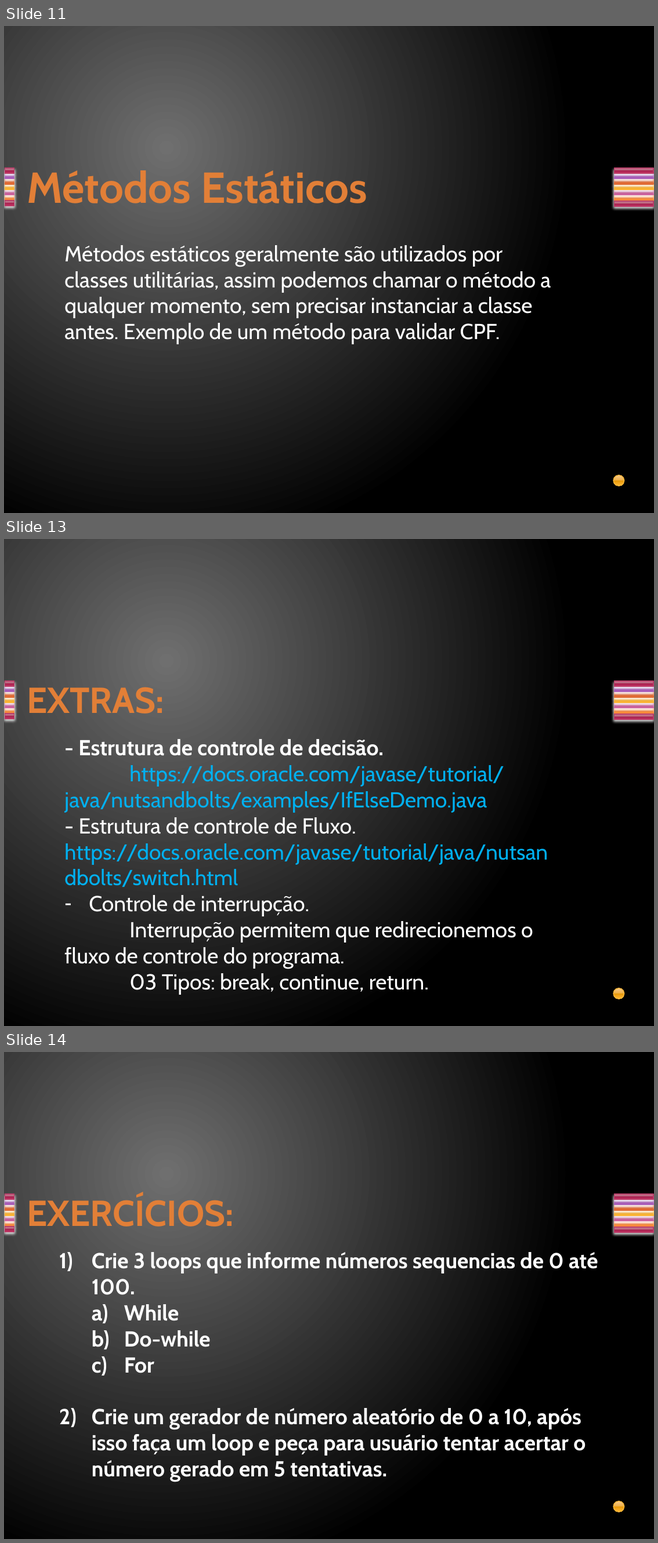
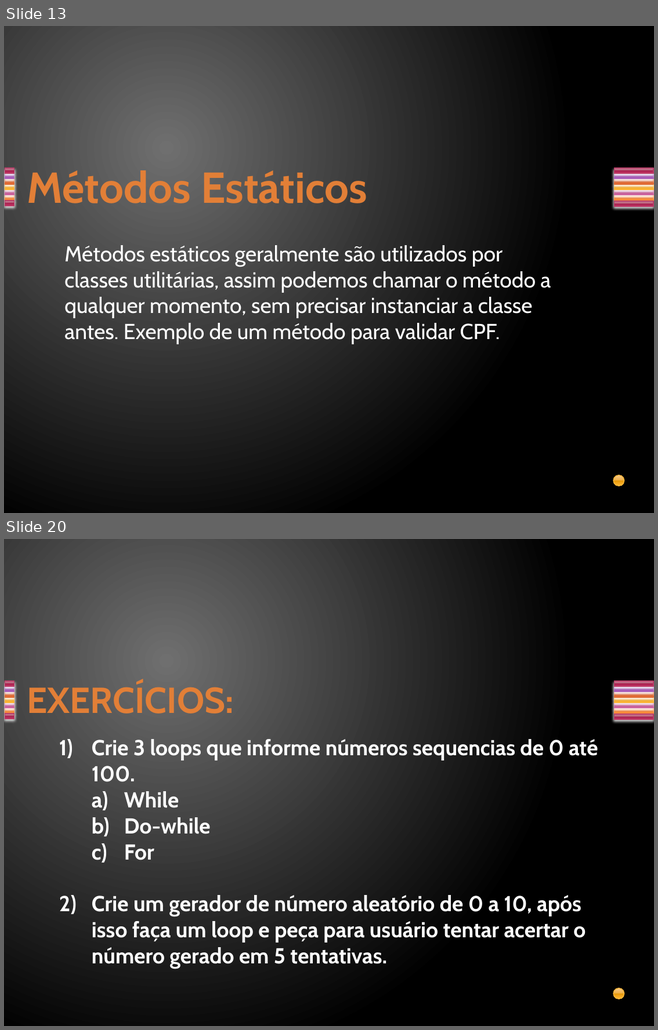
Before and after one commit to davirj9/Aulas, a slide deck: Aulas/src/main/resources/br/com/orientacaoaobjetos/OrientaçãoAObjetos.pptx. Shown one above the other, each under a label of ours: slides 11, 13 and 14 before the commit, slides 13 and 20 after it; the slides between them are not shown. The pictures are 658x1543 and 658x1030 pixels, drawn with LibreOffice and Linux fonts; fonts in the diff are those of the drawing. Boxes give left, top, right and bottom in pixels: in the first picture for what was removed or moved away, otherwise in the second. Text is boxed around its words. In the diff, an @@ line names an element or a change of style, - is before the commit and + after.

```diff
--- a/Aulas/src/main/resources/br/com/orientacaoaobjetos/OrientaçãoAObjetos.pptx
+++ b/Aulas/src/main/resources/br/com/orientacaoaobjetos/OrientaçãoAObjetos.pptx
@@ slide 13 removed at (x1=4, y1=539, x2=654, y2=1026), background gradient #707070 to #000000; not listed: 15 template elements that a slide beside it also shows @@
@@ title removed at (x1=27, y1=687, x2=164, y2=714) @@
-EXTRAS:
@@ text removed at (x1=64, y1=739, x2=547, y2=994) @@
-- Estrutura de controle de decisão.
-https://docs.oracle.com/javase/tutorial/java/nutsandbolts/examples/IfElseDemo.java
-- Estrutura de controle de Fluxo. https://docs.oracle.com/javase/tutorial/java/nutsandbolts/switch.html
-– Controle de interrupção.
-Interrupção permitem que redirecionemos o fluxo de controle do programa.
-03 Tipos: break, continue, return.
@@ what was slide 11 is now slide 13 @@
@@ what was slide 14 is now slide 20 @@
```
Also in this commit, not shown: 8 slides added, 1 other slide removed, 1 other file.
